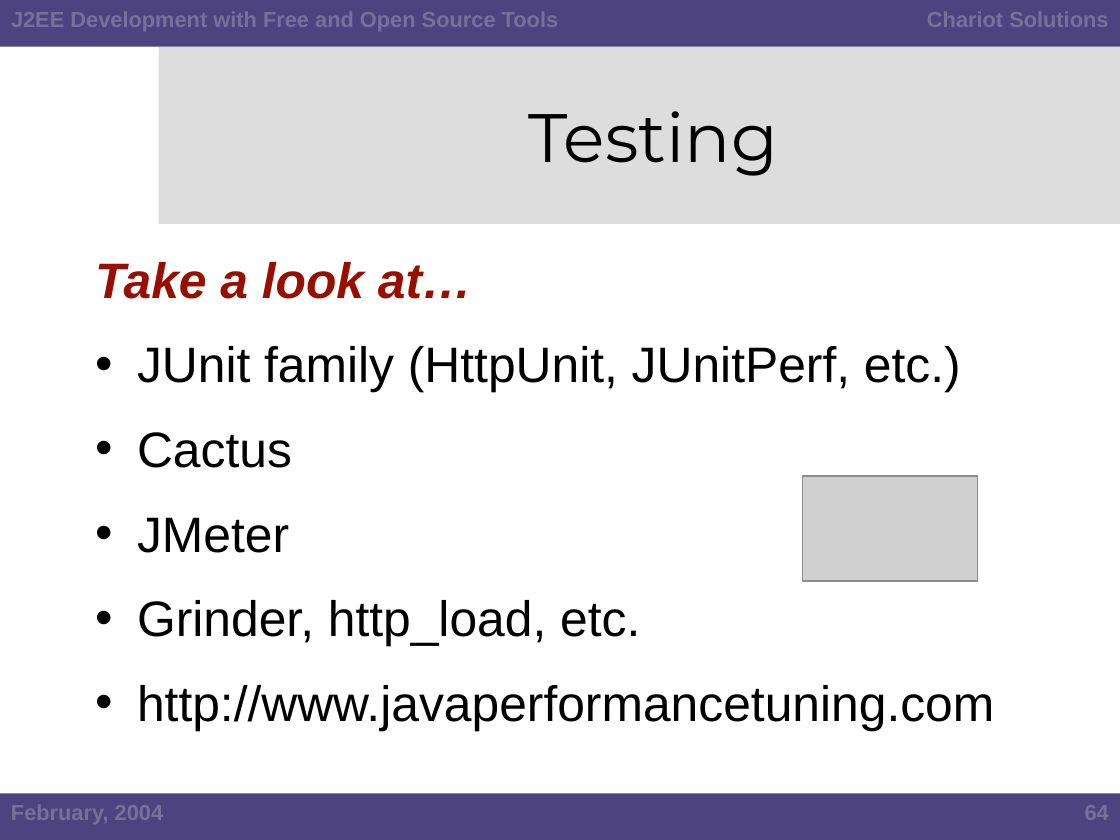
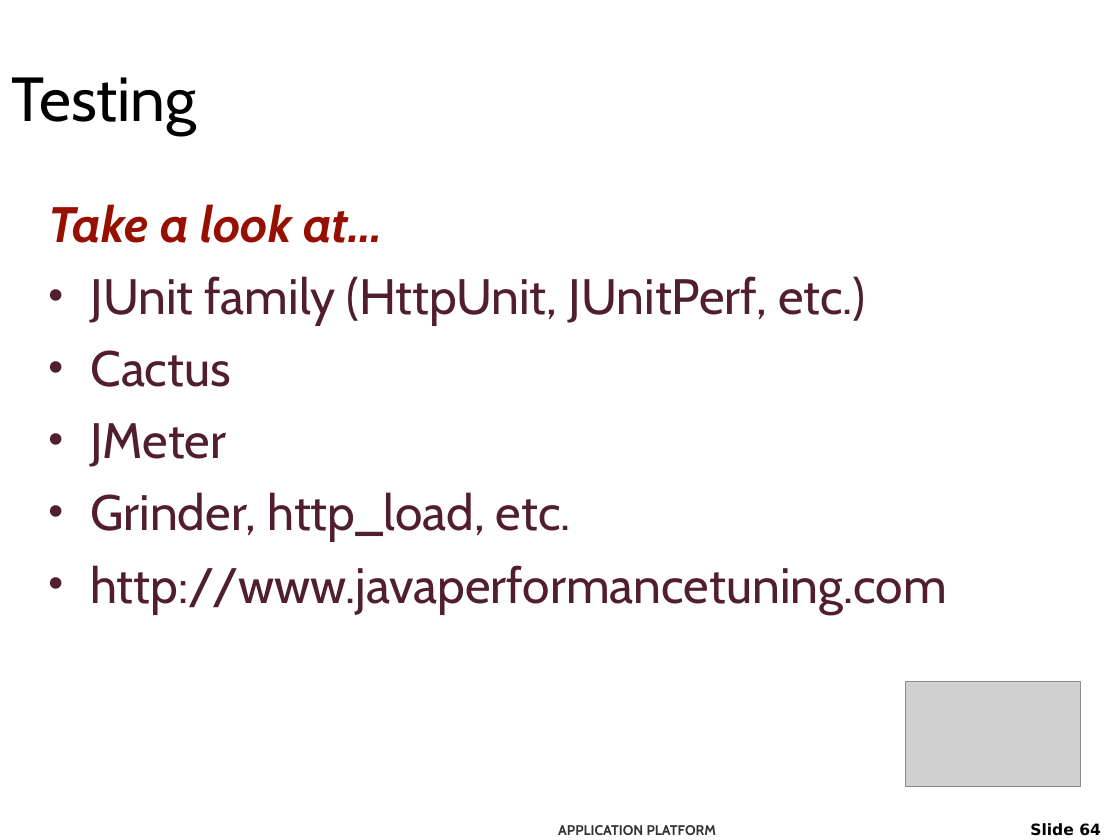
Before and after one commit to netspective/NEFS, a slide deck: slide 64 of support/docs/J2EE Development Using Open Source Software.ppt. Drawn at 1120x840 pixels with LibreOffice and Linux fonts; fonts in the diff are those of the drawing; grey boxes stand for pictures; background and template pictures are left out. Boxes give left, top, right and bottom in pixels: in the first picture for what was removed or moved away, otherwise in the second. Text is boxed around its words. In the diff, an @@ line names an element or a change of style, - is before the commit and + after.

Commit message:
The theme has been replaced, but it's still got foreign content that needs to be replaced and reworked.

```diff
--- a/support/docs/J2EE Development Using Open Source Software.ppt
+++ b/support/docs/J2EE Development Using Open Source Software.ppt
@@ rectangle removed at bbox=[0, 0, 1120, 47] @@
@@ text removed at bbox=[11, 12, 559, 31] @@
-J2EE Development with Free and Open Source Tools
@@ text removed at bbox=[927, 12, 1108, 27] @@
-Chariot Solutions
@@ title "Testing": place and size @@
-title "Testing" at bbox=[528, 111, 778, 176]
+title "Testing" at bbox=[11, 77, 197, 136]
@@ title "Testing" at bbox=[11, 77, 197, 136]: size 44 to 40 pt, font Montserrat to Cabin; alignment centre to left @@
@@ rectangle removed at bbox=[159, 47, 1120, 224] @@
@@ text "Take a look at…": place and size @@
-text "Take a look at…" at bbox=[95, 262, 994, 731]
+text "Take a look at…" at bbox=[48, 204, 946, 613]
@@ text "Take a look at…" at bbox=[48, 204, 946, 613]: font Arial to Cabin; text colour #000000 to #511D30 in "JUnit family (HttpUnit, JUnitPerf, etc.)", "Cactus", "JMeter", "Grinder, http_load, etc." and 1 more places; less space between paragraphs; bullet colour #000000 to #511D30 @@
@@ picture: place and size @@
-picture at bbox=[803, 476, 978, 581]
+picture at bbox=[905, 681, 1080, 786]
@@ rectangle removed at bbox=[0, 793, 1120, 840] @@
@@ text removed at bbox=[11, 805, 164, 824] @@
-February, 2004
@@ page number removed at bbox=[1085, 805, 1109, 820] @@
-64
@@ text added at bbox=[558, 825, 717, 835], 9 pt, text #333333, bold @@
+APPLICATION PLATFORM
@@ page number added at bbox=[1030, 823, 1101, 836], 10 pt, text #000000, bold @@
+Slide 64
```
Also in this commit, not shown: 87 other slides changed, 1 slide added, 2 slides removed.
